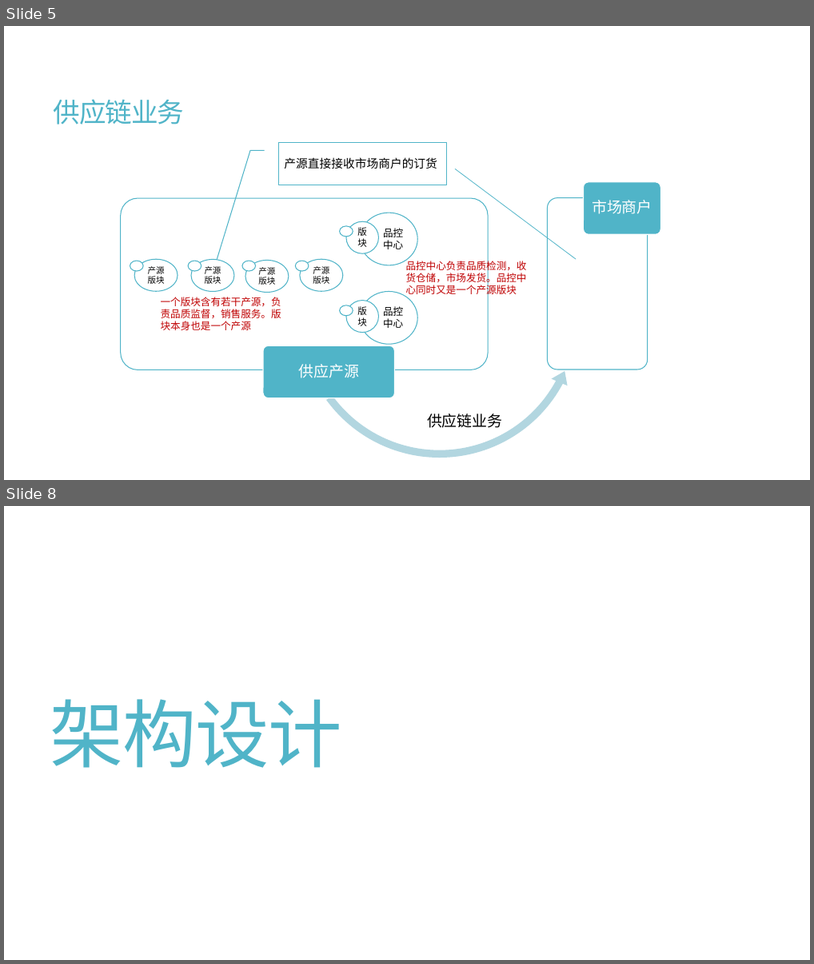
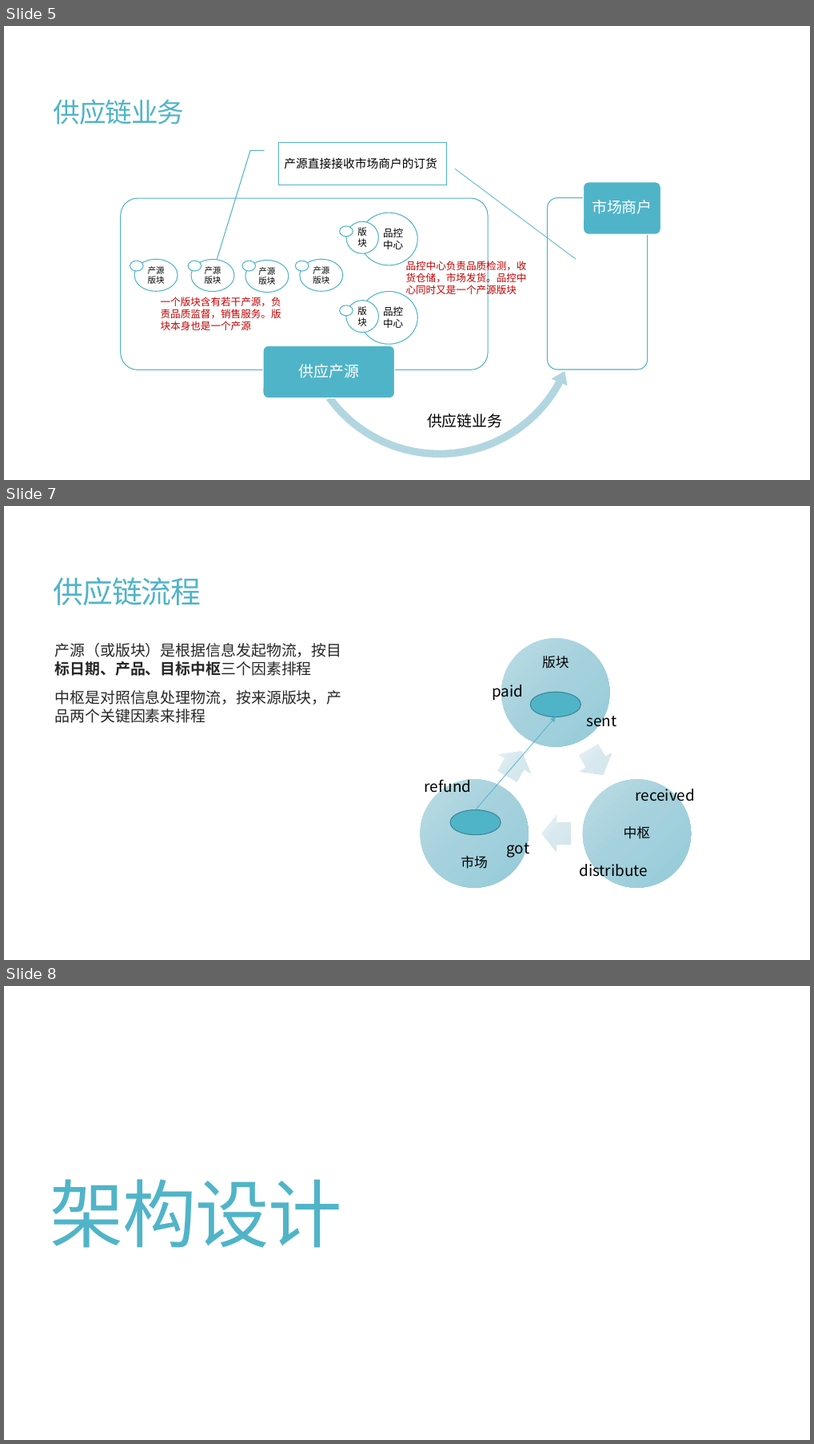
Before and after one commit to jzgi/chainsmart, a slide deck: Docs/中惠农通平台设计.pptx. Shown one above the other, each under a label of ours: slides 5 and 8 before the commit, slides 5, 7 and 8 after it; the slides between them are not shown. The pictures are 814x964 and 814x1444 pixels, drawn with LibreOffice and Linux fonts; fonts in the diff are those of the drawing. Boxes give left, top, right and bottom in pixels: in the first picture for what was removed or moved away, otherwise in the second. Text is boxed around its words. In the diff, an @@ line names an element or a change of style, - is before the commit and + after.

```diff
--- a/Docs/中惠农通平台设计.pptx
+++ b/Docs/中惠农通平台设计.pptx
@@ slide 7 added at (4,506,810,960), background #FFFFFF @@
@@ title added at (54,577,201,605), 36 pt, text #50B4C8 @@
+供应链流程
@@ text added at (55,643,342,723), 18 pt, text #262626 @@
+产源（或版块）是根据信息发起物流，按目标日期、产品、目标中枢三个因素排程
+中枢是对照信息处理物流，按来源版块，产品两个关键因素来排程
@@ text added at (492,681,523,701), 18 pt, text #000000 @@
+paid
@@ ellipse added at (531,692,582,716), fill #50B4C8, outline #3B8594 1 pt @@
@@ arrow added from (476, 810) to (556, 716), #50B4C8 0.75 pt @@
@@ text added at (586,711,617,731), 18 pt, text #000000 @@
+sent
@@ group added at (420,639,691,888): 3 ellipses, 3 texts, 3 right arrows @@
+版块
+中枢
+市场
@@ text added at (425,776,471,796), 18 pt, text #000000 @@
+refund
@@ text added at (636,785,695,805), 18 pt, text #000000 @@
+received
@@ ellipse added at (450,810,502,835), fill #50B4C8, outline #3B8594 1 pt @@
@@ text added at (507,838,530,858), 18 pt, text #000000 @@
+got
@@ text added at (579,860,647,880), 18 pt, text #000000 @@
+distribute
```
Also in this commit, not shown: 4 slides changed, 6 slides removed, 12 other files.
